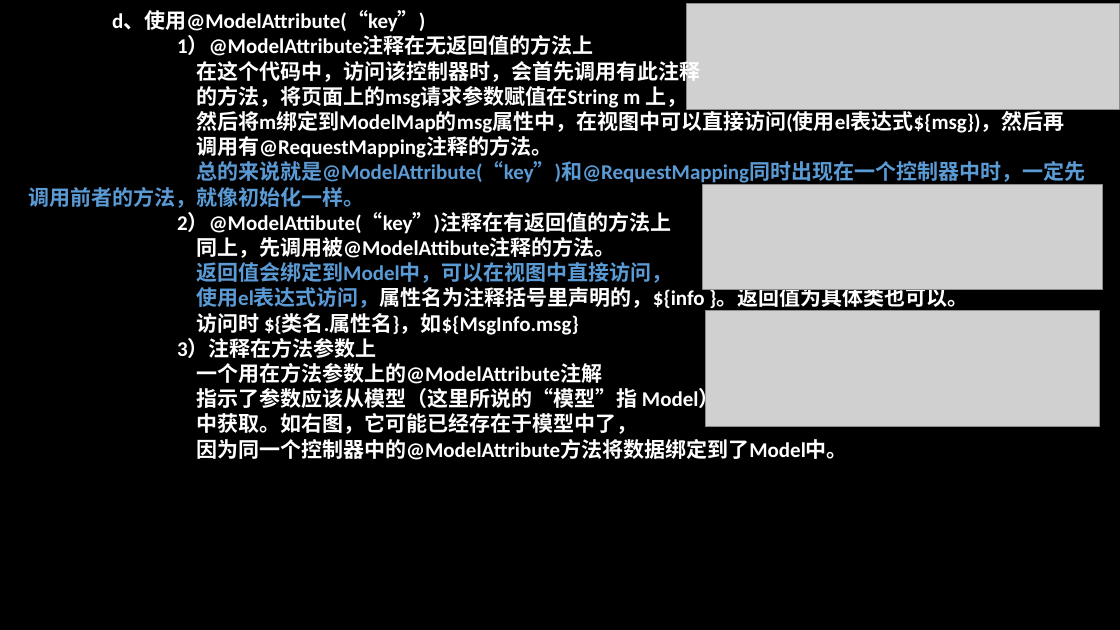
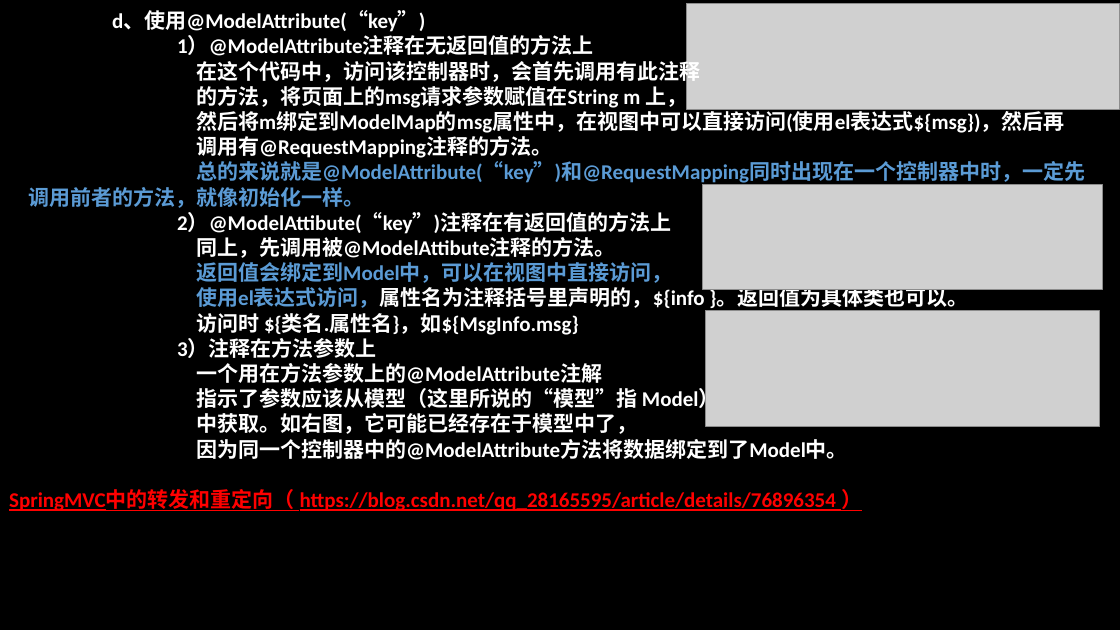
Before and after one commit to MrZhangD/Study, a slide deck: slide 15 of javaweb笔记/SSM笔记.pptx. Drawn at 1120x630 pixels with LibreOffice and Linux fonts; fonts in the diff are those of the drawing; grey boxes stand for pictures. Boxes give left, top, right and bottom in pixels: in the first picture for what was removed or moved away, otherwise in the second. Text is boxed around its words. In the diff, an @@ line names an element or a change of style, - is before the commit and + after.

Commit message:
springmvc中的转发和重定向 2019年1月23日16:24:51

```diff
--- a/javaweb笔记/SSM笔记.pptx
+++ b/javaweb笔记/SSM笔记.pptx
@@ text at (9,490,836,511): paragraph added @@
+SpringMVC中的转发和重定向（ https://blog.csdn.net/qq_28165595/article/details/76896354 ）
```
